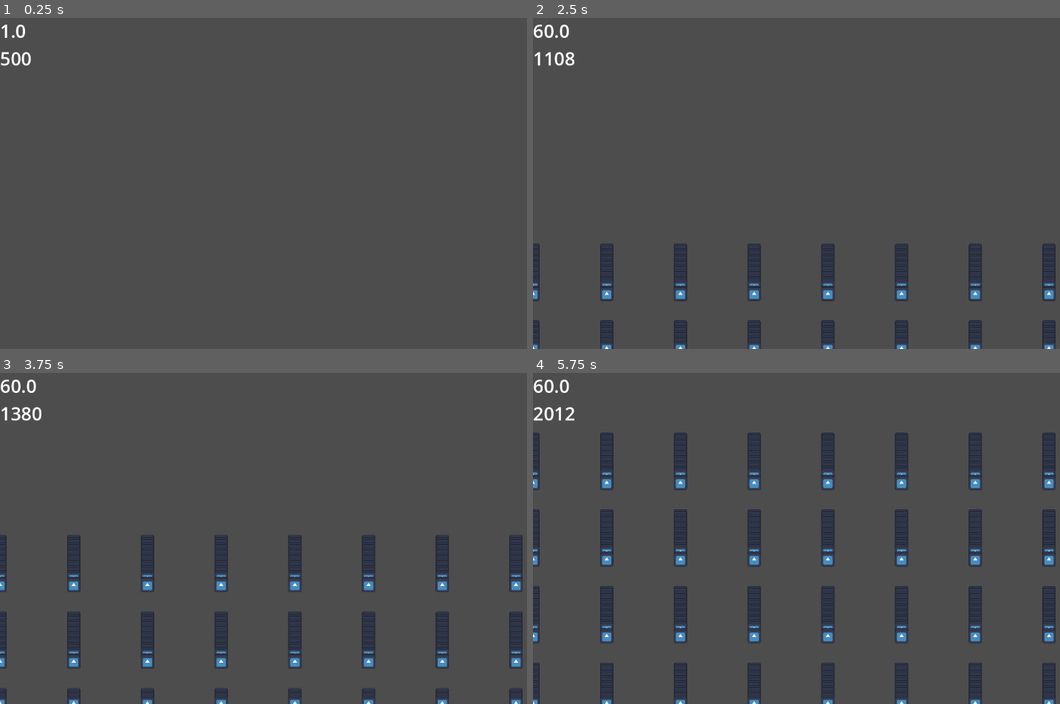
Above: before the commit, frames 1-4 (two rows, left to right).
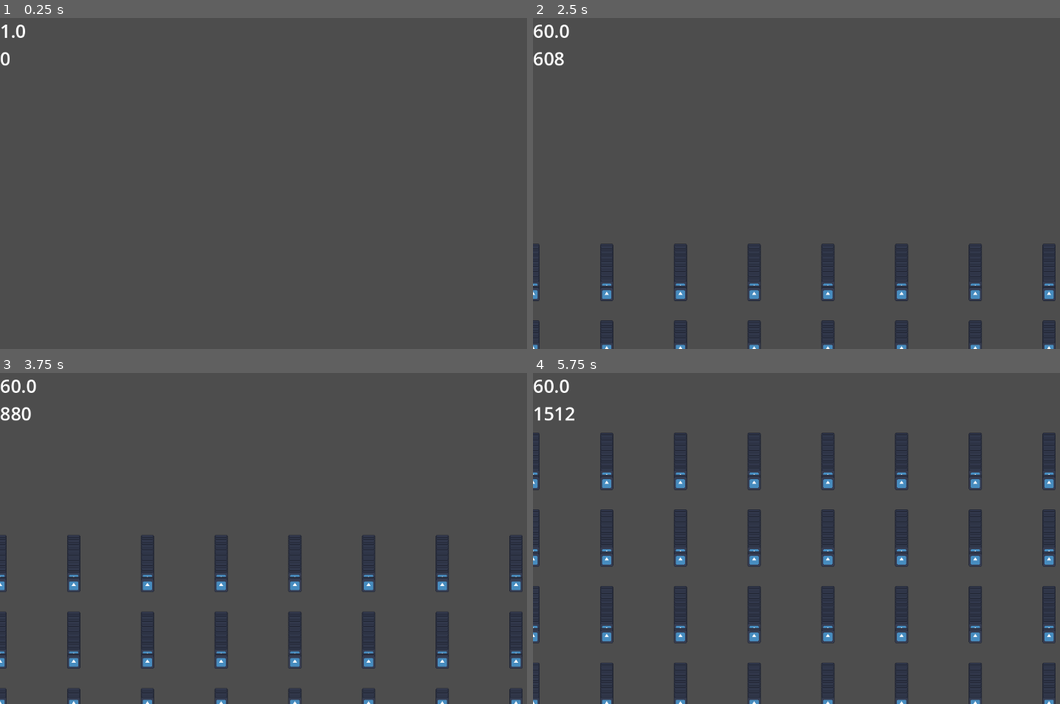
Above: after the commit, the same moments.

Repository: chpassos/pooling
Game: Godot game, scene res://scenes/levels/instancing_scene.tscn
The game is run twice, just before and just after one commit, with the same random seed, the same clock (stepped at 60 frames per second) and the same inputs. The project has no main scene, so this scene is started directly. The engine's default icon, where the game draws it, is replaced by a stand-in: a white triangle on a blue panel in a dark square.
Inputs (mouse positions are in pixels of both pictures, inside the frame that each line leads up to):
- Up to frame 1 (0.25 s): no input
- Up to frame 2 (2.5 s): tap Enter at 0.5 s; move the mouse to (959, 166) at 0.52 s; press the mouse at (959, 166) at 0.53 s; move the mouse to (712, 200) at 1.27 s; release the mouse at (712, 200) at 1.28 s; click (712, 200) at 1.35 s; move the mouse to (886, 110) at 2.02 s; press the mouse at (886, 110) at 2.03 s
- Up to frame 3 (3.75 s): move the mouse to (263, 604) at 2.77 s; release the mouse at (263, 604) at 2.78 s; click (263, 604) at 2.85 s; move the mouse to (474, 588) at 3.52 s; press the mouse at (474, 588) at 3.53 s
- Up to frame 4 (5.75 s): move the mouse to (648, 488) at 4.27 s; release the mouse at (648, 488) at 4.28 s; click (648, 488) at 4.35 s; move the mouse to (859, 538) at 5.02 s; press the mouse at (859, 538) at 5.03 s

The runs differ from the first frame. In frame 1, 0.1% of the frame differs, in the area x 0-6%, y 10-15%; in frame 2, 0.2%, in the area x 0-8%, y 10-15%; in frame 3, 0.2%; in frame 4, less than 0.1%.

Commit message:
Max bullets in pool; erased pool in instantiating scene

Diff:
--- a/scenes/instantiators/pooling_instance.gd
+++ b/scenes/instantiators/pooling_instance.gd
@@ -6,8 +6,11 @@
 func _process(_delta) -> void:
 	if Input.is_action_pressed("shoot"):
 		var bullet = BulletPool.get_bullet()
-		bullet.velocity = bullet_direction * bullet_speed
-		bullet.global_position = $Marker2D.global_position
-		bullet.show()
-		bullet.set_process(true)
-		bullet.set_physics_process(true)
+		if bullet:
+			bullet.velocity = bullet_direction * bullet_speed
+			bullet.global_position = $Marker2D.global_position
+			bullet.show()
+			bullet.set_process(true)
+			bullet.set_physics_process(true)
+		else:
+			pass
--- a/scenes/levels/bullet_pool.gd
+++ b/scenes/levels/bullet_pool.gd
@@ -1,6 +1,6 @@
 extends Node2D
 
-@export var pool_size: int = 500
+@export var pool_size: int = 2000
 var pool: Array = []
 @onready var bullet_scene: PackedScene = preload("res://scenes/bullet/bullet_in_pool.tscn")
 
@@ -13,18 +13,21 @@
 		add_child(bullet)
 		pool.append(bullet)
 
-func get_bullet() -> Node2D:
-	for bullet in BulletPool.pool:
+func get_bullet():
+	for bullet in pool:
 		if not bullet.is_visible():
 			return bullet
 
-	var new_bullet = bullet_scene.instantiate()
-	new_bullet.hide()
-	new_bullet.set_process(false)
-	new_bullet.set_physics_process(false)
-	add_child(new_bullet)
-	pool.append(new_bullet)
-	return new_bullet
+	if pool.size() < 2000:
+		var new_bullet = bullet_scene.instantiate()
+		new_bullet.hide()
+		new_bullet.set_process(false)
+		new_bullet.set_physics_process(false)
+		add_child(new_bullet)
+		pool.append(new_bullet)
+		return new_bullet
+
+	return null
 
 
 	#for bullet in BulletPool.pool:
--- a/scenes/levels/instancing_scene.gd
+++ b/scenes/levels/instancing_scene.gd
@@ -6,6 +6,9 @@
 @onready var _trigger_scene: PackedScene = preload("res://scenes/instantiators/trigger_instanciating.tscn")
 
 func _ready() -> void:
+	for bullet in BulletPool.pool:
+		bullet.queue_free()
+
 	var spawn_coord: Vector2 = Vector2(0, 648)
 
 	for trigger in range(_trigger_quantity):
